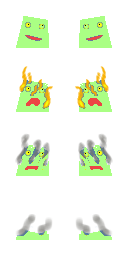
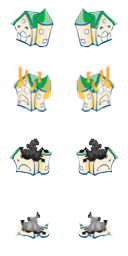
The second 128 × 256 image is a revision of the first. Changes to its layers:
removed layer "HouseSpriteSheet.psd" over <box>15,16,113,240</box>
added layer "building2smoke copy 3" above "building2smoke copy 2" over <box>77,211,113,240</box>
added layer "building2smoke copy 2" above "building2smoke copy" over <box>15,211,51,240</box>
added layer "building2smoke copy" above "building2smoke" over <box>10,138,52,176</box>
added layer "building2smoke" above "Layer 1 copy 3" over <box>76,138,118,176</box>
added layer "Layer 1 copy 3" above "building2fire copy" over <box>15,65,53,100</box>
added layer "building2fire copy" above "Layer 1" over <box>12,73,52,113</box>
added layer "Layer 1" above "building2fire" over <box>75,65,113,100</box>
added layer "building2fire" above "building2normal copy" over <box>76,73,116,113</box>
added layer "building2normal copy" above "building2normal" over <box>11,8,54,48</box>
added layer "building2normal" above "building1normal copy" over <box>74,8,117,48</box>
